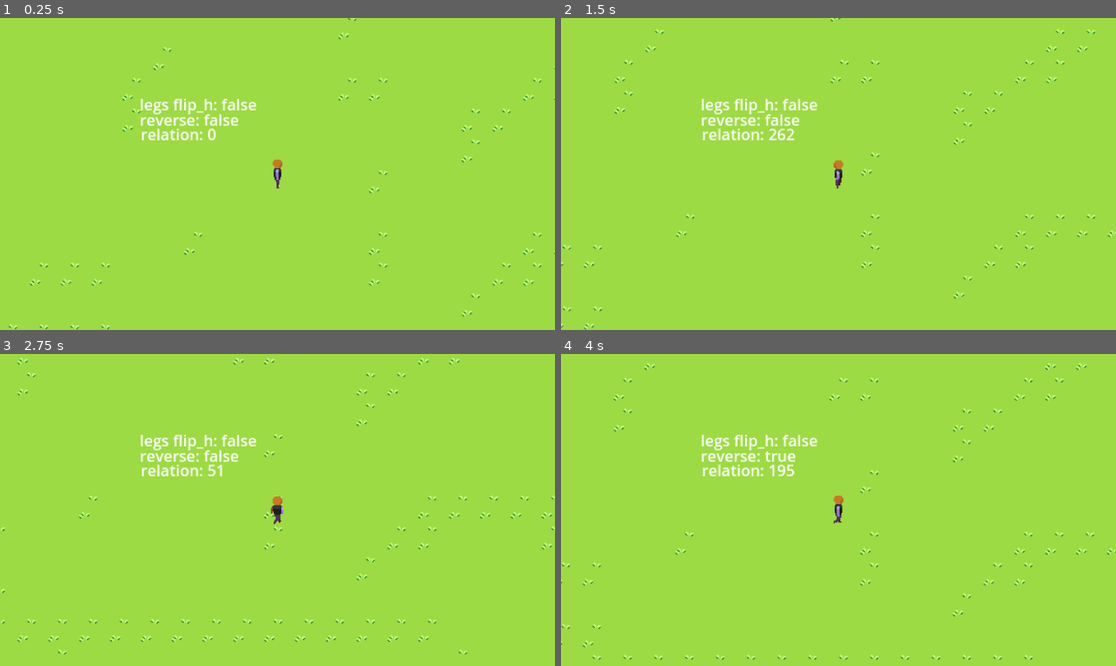
Above: before the commit, frames 1-4 (two rows, left to right).
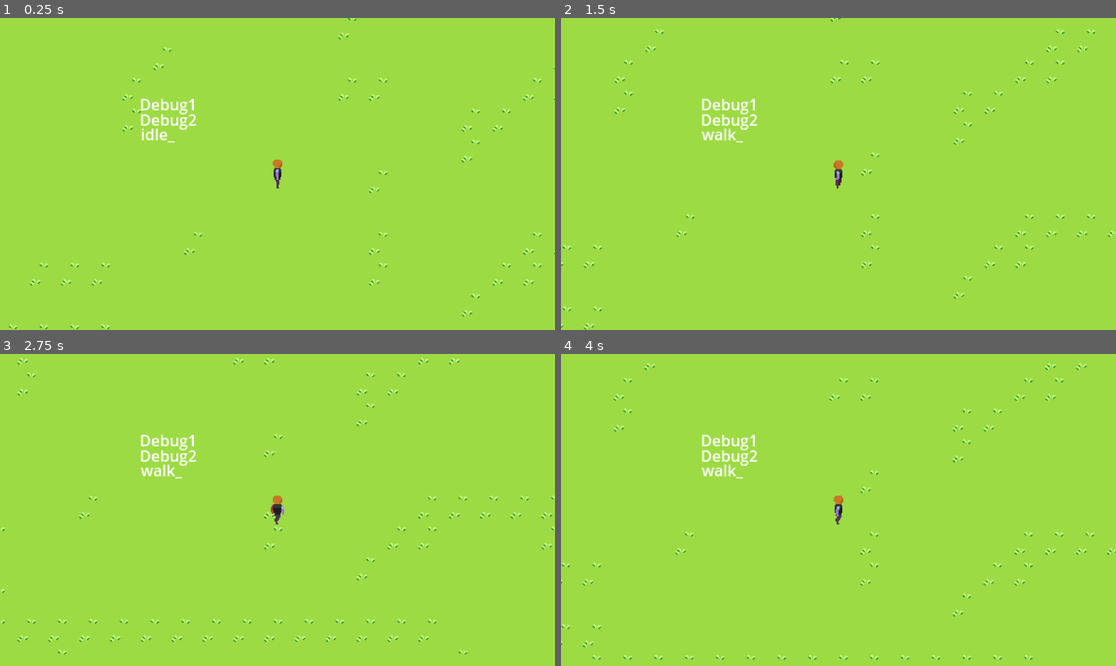
Above: after the commit, the same moments.

Repository: YungLawn/GodotStarter
Game: Godot game, scene res://scenes/root.tscn
The game is run twice, just before and just after one commit, with the same random seed, the same clock (stepped at 60 frames per second) and the same inputs.
Inputs (mouse positions are in pixels of both pictures, inside the frame that each line leads up to):
- Up to frame 1 (0.25 s): no input
- Up to frame 2 (1.5 s): tap Enter at 0.5 s; move the mouse to (960, 158) at 0.52 s; hold D (move_east) 0.53-1.28 s; tap Shift (sprint) at 0.6 s; move the mouse to (727, 189) at 1.27 s; hold S (move_south) from 1.28 s (still down); tap M (test1) at 1.35 s
- Up to frame 3 (2.75 s): move the mouse to (333, 441) at 2.02 s; release S (move_south) at 2.03 s; hold D (move_east) from 2.03 s (still down); tap Shift (sprint) at 2.1 s
- Up to frame 4 (4 s): move the mouse to (810, 572) at 2.77 s; release D (move_east) at 2.78 s; hold W (move_north) 2.78-3.53 s; tap M (test1) at 2.85 s; move the mouse to (1005, 556) at 3.52 s; hold A (move_west) from 3.53 s (still down); tap Shift (sprint) at 3.6 s

The runs differ from the first frame. In frame 1, 1.1% of the frame differs, in the area x 25-47%, y 25-40%; in frame 2, 1.2%; in frame 3, 1.2%, in the area x 25-52%, y 25-55%; in frame 4, 1.2%.

Commit message:
restarting godot

Diff:
--- a/scenes/player.tscn
+++ b/scenes/player.tscn
@@ -65,13 +65,14 @@
 vframes = 6
 frame = 32
 script = ExtResource("3_2c66w")
+framerateMult = 1.125
 
 [node name="Head" type="Sprite2D" parent="BaseSprite"]
 texture = ExtResource("3_noeje")
 offset = Vector2(0, 1)
 hframes = 6
 vframes = 10
-frame = 54
+frame = 47
 
 [node name="HeadAnimationPlayer" type="AnimationPlayer" parent="BaseSprite/Head"]
 libraries = {
@@ -90,18 +91,6 @@
 "backarmanimations": ExtResource("2_0sh0e")
 }
 
-[node name="Body" type="Sprite2D" parent="BaseSprite"]
-texture = ExtResource("5_h1ohj")
-offset = Vector2(0, 1)
-hframes = 6
-vframes = 10
-frame = 54
-
-[node name="BodyAnimationPlayer" type="AnimationPlayer" parent="BaseSprite/Body"]
-libraries = {
-"bodyanimations": ExtResource("9_yba1c")
-}
-
 [node name="Legs" type="Sprite2D" parent="BaseSprite"]
 texture = ExtResource("7_c31yv")
 offset = Vector2(0, 1)
@@ -112,6 +101,18 @@
 [node name="LegsAnimationPlayer" type="AnimationPlayer" parent="BaseSprite/Legs"]
 libraries = {
 "legsanimations": ExtResource("13_5juc2")
+}
+
+[node name="Body" type="Sprite2D" parent="BaseSprite"]
+texture = ExtResource("5_h1ohj")
+offset = Vector2(0, 1)
+hframes = 6
+vframes = 10
+frame = 47
+
+[node name="BodyAnimationPlayer" type="AnimationPlayer" parent="BaseSprite/Body"]
+libraries = {
+"bodyanimations": ExtResource("9_yba1c")
 }
 
 [node name="FrontArm" type="Sprite2D" parent="BaseSprite"]
--- a/scripts/SpriteAnimator.gd
+++ b/scripts/SpriteAnimator.gd
@@ -16,7 +16,8 @@
 var action = "idle_"
 @export var reverse = false
 
-const framerate:float = 1;
+const idleInterval = 3;
+var framerate:float = 1;
 @export var framerateMult:float = 1
 var timer = 0;
 var reverseTimer = 1;
@@ -30,7 +31,7 @@
 	moveTime(delta)
 
 #	$"../Debug".text = str(int(timer * 10))
-#	$"../Debug2".text = str(int(reverseTimer * 10))
+#	$"../Debug2".text = str(int(framerate))
 #	$"../Debug3".text = str(timer) + " | " + str(reverseTimer)
 
 func togglebool(bool):
@@ -41,6 +42,8 @@
 	return bool
 
 func moveTime(delta):
+#	framerate = idleInterval if action == "idle_" else 1
+
 	timer = reverseTimer if reverse else timer
 
 	timer += delta * framerateMult
@@ -62,9 +65,9 @@
 		reverse = true
 	else:
 		reverse = false
-	$"../Debug".text = "legs flip_h: " + str(legsSprite.flip_h)
-	$"../Debug2".text = "reverse: " + str(reverse)
-	$"../Debug3".text = "relation: " +str(relation)
+#	$"../Debug".text = "legs flip_h: " + str(legsSprite.flip_h)
+#	$"../Debug2".text = "reverse: " + str(reverse)
+#	$"../Debug3".text = "directions: " + "Legs: " + str(direction) + "Upper: " + str(lookDirection)
 
 func flipLegs():
 	legsSprite.flip_h = true
@@ -85,7 +88,8 @@
 	bodySprite.flip_h = false
 
 func animate(inputDirection, inputLookDirection) -> void:
-	if(inputDirection.x == 0 && inputDirection.y == 0):
+	$"../Debug3".text = action
+	if(inputDirection.x == 0 and inputDirection.y == 0):
 		action = "idle_"
 		timer = 0
 		reverseTimer = 0
@@ -116,22 +120,22 @@
 	elif(abs(inputLookDirection) > 157.5):
 		flipLookSprites()
 		lookDirection = "east"
-	elif(abs(inputLookDirection) > 67.5 && abs(inputLookDirection) < 112.5 && inputLookDirection < 1):
+	elif(abs(inputLookDirection) > 67.5 and abs(inputLookDirection) < 112.5 and inputLookDirection < 1):
 		unflipLookSprites()
 		lookDirection = "north"
-	elif(abs(inputLookDirection) > 67.5 && abs(inputLookDirection) < 112.5 && inputLookDirection > 1):
+	elif(abs(inputLookDirection) > 67.5 and abs(inputLookDirection) < 112.5 and inputLookDirection > 1):
 		unflipLookSprites()
 		lookDirection = "south"
-	elif(inputLookDirection < -22.5 && inputLookDirection > -67.5):
+	elif(inputLookDirection < -22.5 and inputLookDirection > -67.5):
 		unflipLookSprites()
 		lookDirection = "northeast"
-	elif(inputLookDirection > 22.5 && inputLookDirection < 67.5):
+	elif(inputLookDirection > 22.5 and inputLookDirection < 67.5):
 		unflipLookSprites()
 		lookDirection = "southeast"
-	elif(inputLookDirection > 112.5 && inputLookDirection < 157.5):
+	elif(inputLookDirection > 112.5 and inputLookDirection < 157.5):
 		flipLookSprites()
 		lookDirection = "southeast"
-	elif(inputLookDirection < -112.5 && inputLookDirection > -157.5):
+	elif(inputLookDirection < -112.5 and inputLookDirection > -157.5):
 		flipLookSprites()
 		lookDirection = "northeast"
 
Binary file changed: assets/character/HumanBackArmCombined.png
Binary file changed: assets/character/HumanBodyCombined.png
Binary file changed: assets/character/HumanCombined.aseprite
Binary file changed: assets/character/HumanFrontArmCombined.png
Binary file changed: assets/character/HumanHeadCombined.png
Binary file changed: assets/character/HumanLegsCombined.png
